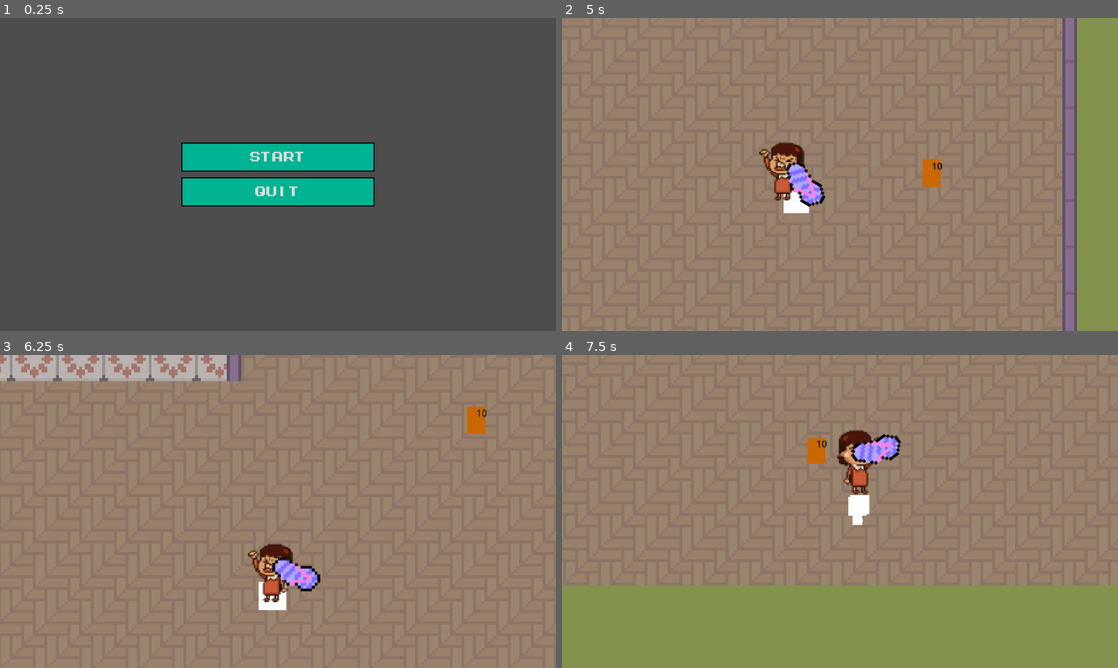
Above: before the commit, frames 1-4 (two rows, left to right).
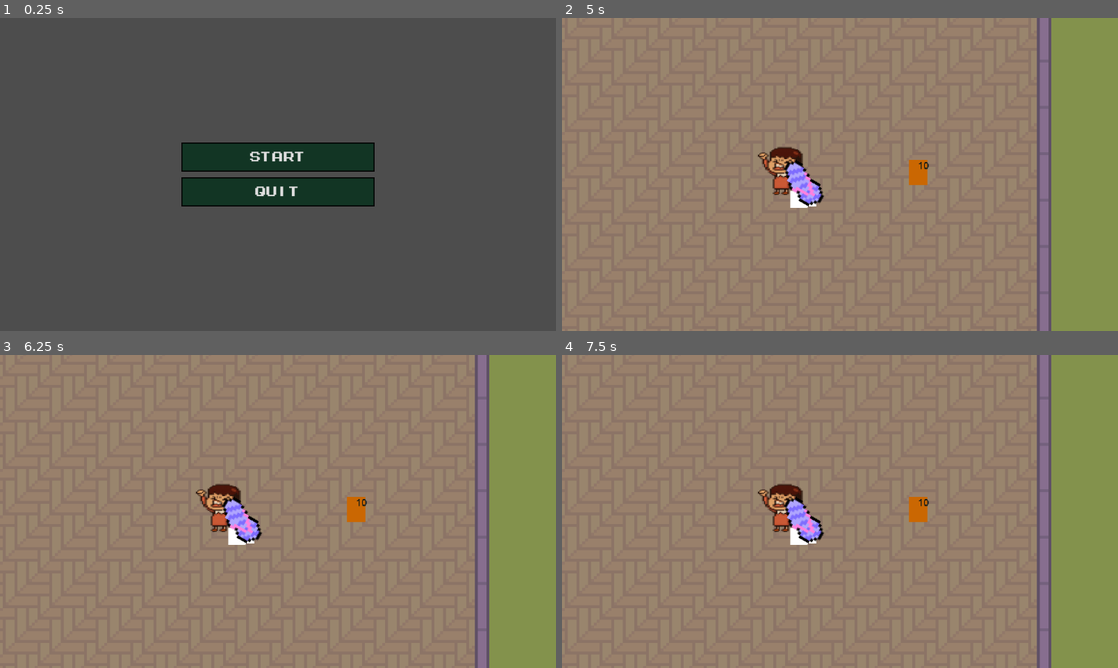
Above: after the commit, the same moments.

Repository: xntle/mom-fury
Game: Godot game, scene res://scenes/main_menu.tscn
The game is run twice, just before and just after one commit, with the same random seed, the same clock (stepped at 60 frames per second) and the same inputs. Sound files missing from this copy of the repository are replaced by a short silence.
Inputs (mouse positions are in pixels of both pictures, inside the frame that each line leads up to):
- Up to frame 1 (0.25 s): no input
- Up to frame 2 (5 s): click "Start" at 0.5 s; move the mouse to (962, 158) at 1.27 s; hold D (move_right) 1.28-2.03 s; tap Space (roll) at 1.35, 2.85, 4.35 s; move the mouse to (728, 190) at 2.02 s; hold S (move_down) 2.03-2.78 s; click (728, 190) at 2.1 s; move the mouse to (895, 105) at 2.77 s; hold D (move_right) 2.78-3.53 s; move the mouse to (812, 237) at 3.52 s; hold W (move_up) 3.53-4.28 s; click (812, 237) at 3.6 s; move the mouse to (1006, 221) at 4.27 s; hold A (move_left) from 4.28 s (still down); tap Escape (pause, bound only after the commit) at 4.9 s
- Up to frame 3 (6.25 s): move the mouse to (111, 464) at 5.02 s; click (111, 464) at 5.1 s; move the mouse to (305, 511) at 5.77 s; release A (move_left) at 5.78 s; hold S (move_down) from 5.78 s (still down); tap Space (roll) at 5.85 s
- Up to frame 4 (7.5 s): move the mouse to (756, 433) at 6.52 s; release S (move_down) at 6.53 s; hold D (move_right) 6.53-7.28 s; click (756, 433) at 6.6 s; move the mouse to (962, 495) at 7.27 s; hold W (move_up) from 7.28 s (still down); tap Space (roll) at 7.35 s

The runs differ from the first frame. In frame 1, 6.0% of the frame differs, in the area x 32-68%, y 40-60%; in frame 2, 8.6%; in frame 3, 21%; in frame 4, 38%, in the area x 0-100%, y 0-100%.

Commit message:
Pause system
1. change project name on godot to Mom Rage

2. made main menu buttons a nicer color ☺️

3. you can pause the game now with escape. will add a proper pause menu later

Diff:
--- a/project.godot
+++ b/project.godot
@@ -66,6 +66,11 @@
 "events": [Object(InputEventKey,"resource_local_to_scene":false,"resource_name":"","device":-1,"window_id":0,"alt_press …(191 unchanged characters)…
 ]
 }
+pause={
+"deadzone": 0.2,
+"events": [Object(InputEventKey,"resource_local_to_scene":false,"resource_name":"","device":0,"window_id":0,"alt_pressed":false,"shift_pressed":false,"ctrl_pressed":false,"meta_pressed":false,"pressed":false,"keycode":0,"physical_keycode":4194305,"key_label":0,"unicode":0,"location":0,"echo":false,"script":null)
+]
+}
 
 [rendering]
 
--- a/scenes/game.tscn
+++ b/scenes/game.tscn
@@ -10,6 +10,7 @@
 [ext_resource type="Texture2D" uid="uid://cip3kw58ruvuk" path="res://assets/interior full/furniture/decorations.png" id="6_dinhu"]
 [ext_resource type="Texture2D" uid="uid://bicux0svb5l3y" path="res://assets/interior full/global.png" id="7_kvuet"]
 [ext_resource type="Texture2D" uid="uid://bgx2ojn3733h" path="res://assets/interior full/basics/grass.png" id="10_vtaks"]
+[ext_resource type="Script" uid="uid://bgs4chdd38ivf" path="res://scripts/pause_menu.gd" id="11_kvpfn"]
 
 [sub_resource type="TileSetAtlasSource" id="TileSetAtlasSource_trtic"]
 texture = ExtResource("2_gee14")
@@ -6766,4 +6767,12 @@
 tile_map_data = PackedByteArray("AAAAAP//AAAGAAAAAAAAAAAAAAAGAAAAAAAAAAEAAAAGAAAAAAAAAAIAAAAGAAAAAAAAAAMAAAAGAAAAAAAAAA …(56368 unchanged characters)…
 tile_set = SubResource("TileSet_dinhu")
 
+[node name="PauseMenu" type="Control" parent="."]
+process_mode = 3
+layout_mode = 3
+anchors_preset = 0
+offset_right = 40.0
+offset_bottom = 40.0
+script = ExtResource("11_kvpfn")
+
 [connection signal="timeout" from="CameraSlowMoTimer" to="." method="_on_camera_slow_mo_timer_timeout"]
--- a/scenes/main_menu.tscn
+++ b/scenes/main_menu.tscn
@@ -4,7 +4,7 @@
 [ext_resource type="FontFile" uid="uid://box1b2tla1jkp" path="res://assets/fonts/MegamaxJonathanToo-YqOq2.ttf" id="2_ekxnf"]
 
 [sub_resource type="StyleBoxFlat" id="StyleBoxFlat_vue75"]
-bg_color = Color(0, 0.7009996, 0.5718057, 1)
+bg_color = Color(0.07058824, 0.20784314, 0.14117648, 1)
 border_width_left = 2
 border_width_top = 2
 border_width_right = 2
--- /dev/null
+++ b/scripts/pause_menu.gd
@@ -0,0 +1,5 @@
+extends Control
+
+func _input(event):
+	if event.is_action_pressed("pause"):
+		get_tree().paused = !get_tree().paused
Not shown: 1 places in scenes/game.tscn that only renumber resources
Not shown, added: scripts/pause_menu.gd.uid
